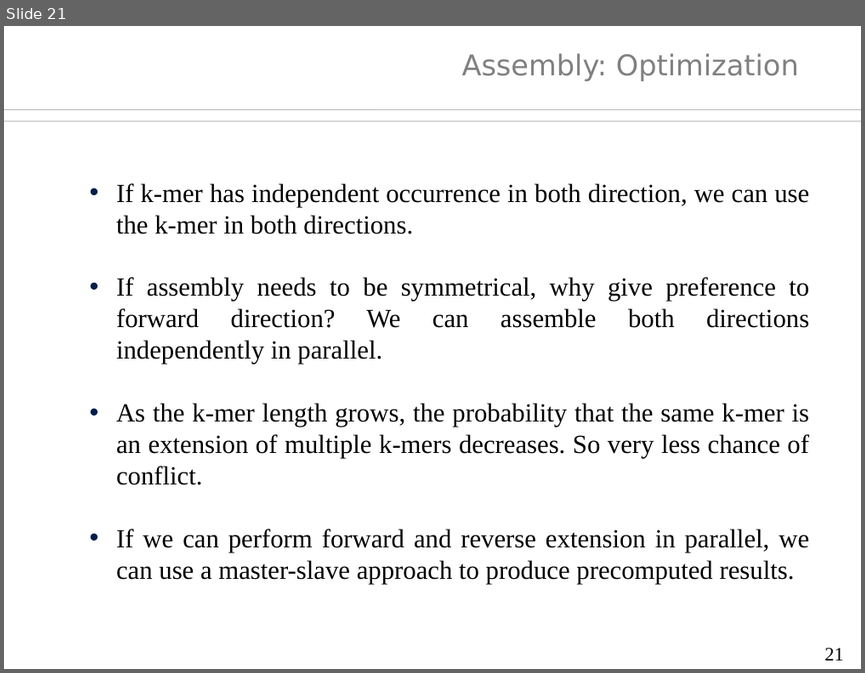
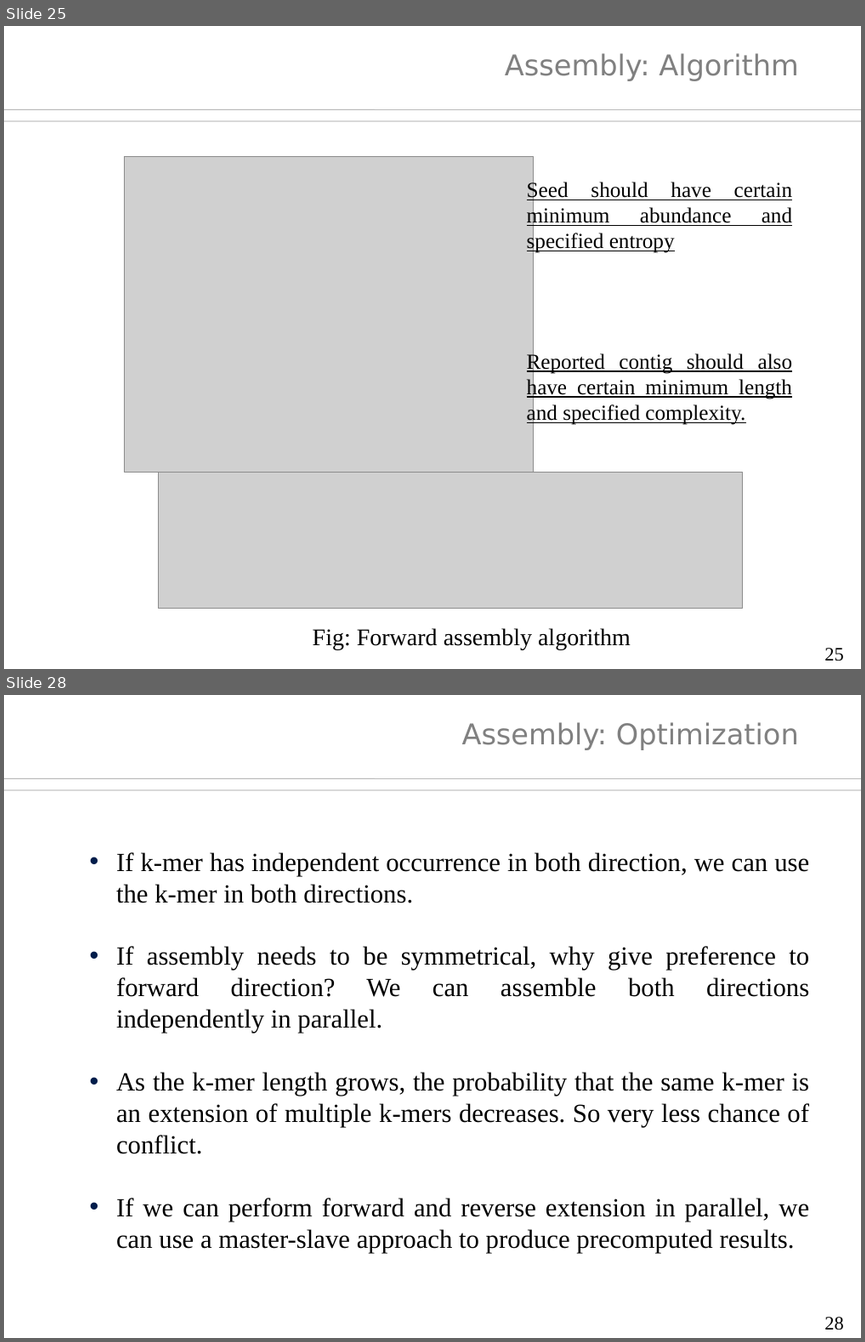
Before and after one commit to sh-ankur/parallel-inchworm, a slide deck: thesis/thesis-ppt.odp. Shown one above the other, each under a label of ours: slide 21 before the commit, slides 25 and 28 after it; the slides between them are not shown. The pictures are 865x673 and 865x1342 pixels, drawn with LibreOffice and Linux fonts; fonts in the diff are those of the drawing; grey boxes stand for pictures; background and template pictures are left out. Boxes give left, top, right and bottom in pixels: in the first picture for what was removed or moved away, otherwise in the second. Text is boxed around its words. In the diff, an @@ line names an element or a change of style, - is before the commit and + after.

```diff
--- a/thesis/thesis-ppt.odp
+++ b/thesis/thesis-ppt.odp
@@ slide 25 added at (x1=4, y1=26, x2=861, y2=669), background #FFFFFF; not listed: 2 template elements that a slide beside it also shows @@
@@ title added at (x1=505, y1=53, x2=798, y2=81), 24 pt, text #808080 @@
+Assembly: Algorithm
@@ picture added at (x1=124, y1=156, x2=534, y2=471) @@
@@ text added at (x1=527, y1=180, x2=792, y2=254), 18 pt, text #000000, underline @@
+Seed should have certain minimum abundance and specified entropy
@@ text added at (x1=527, y1=352, x2=793, y2=425), 18 pt, text #000000, underline @@
+Reported contig should also have certain minimum length and specified complexity.
@@ picture added at (x1=158, y1=471, x2=743, y2=607) @@
@@ text added at (x1=313, y1=628, x2=630, y2=650), 20 pt, text #000000 @@
+Fig: Forward assembly algorithm
@@ page number added at (x1=824, y1=647, x2=843, y2=661), 16 pt, text #000000 @@
+25
@@ what was slide 21 is now slide 28 @@
@@ page number at (x1=824, y1=1316, x2=843, y2=1330): text changed @@
-21
+28
```
Also in this commit, not shown: 15 slides changed, 16 other slides added, 7 slides removed, 23 other files.
